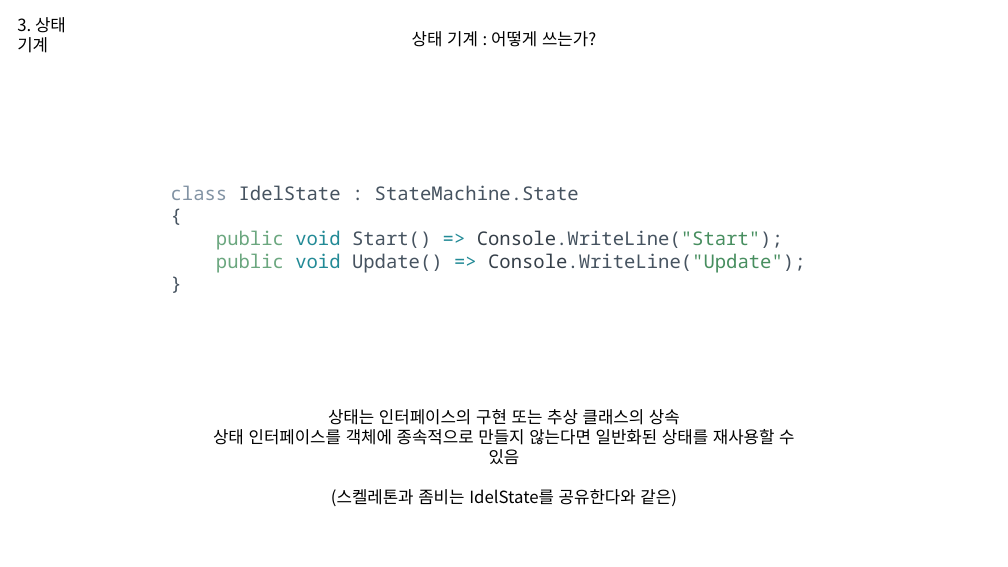
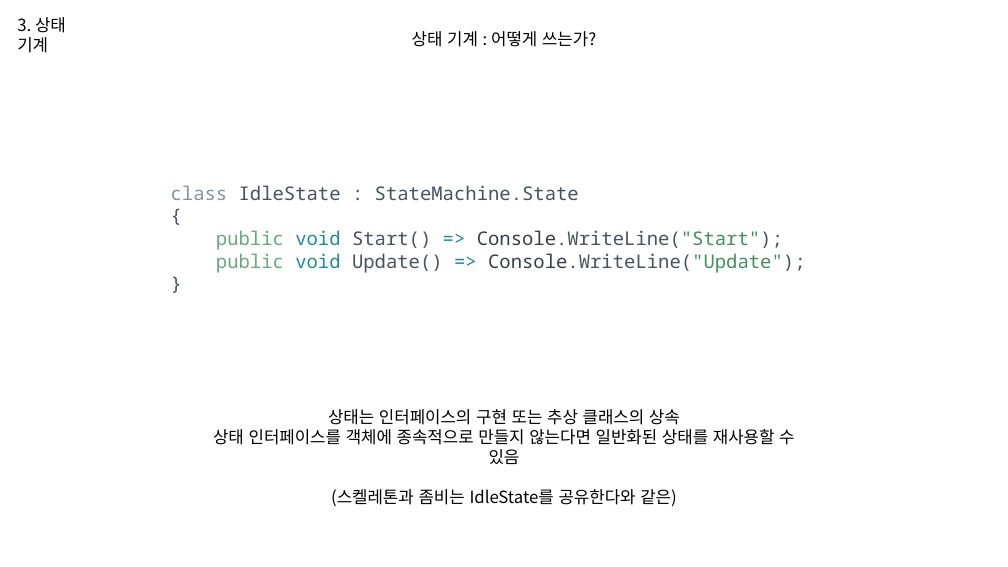
Before and after one commit to WooLyung/2023-Unity-CSharp, a slide deck: slide 29 of 5. 디자인 패턴 1.pptx. Drawn at 1008x567 pixels with LibreOffice and Linux fonts; fonts in the diff are those of the drawing. Boxes give left, top, right and bottom in pixels: in the first picture for what was removed or moved away, otherwise in the second. Text is boxed around its words. In the diff, an @@ line names an element or a change of style, - is before the commit and + after.

```diff
--- a/5. 디자인 패턴 1.pptx
+++ b/5. 디자인 패턴 1.pptx
@@ text at (171, 185, 579, 200): text changed @@
-class IdelState : StateMachine.State
+class IdleState : StateMachine.State
@@ text at (331, 489, 677, 506): text changed @@
-(스켈레톤과 좀비는 IdelState를 공유한다와 같은)
+(스켈레톤과 좀비는 IdleState를 공유한다와 같은)
```
Also in this commit, not shown: 2 other slides changed.
